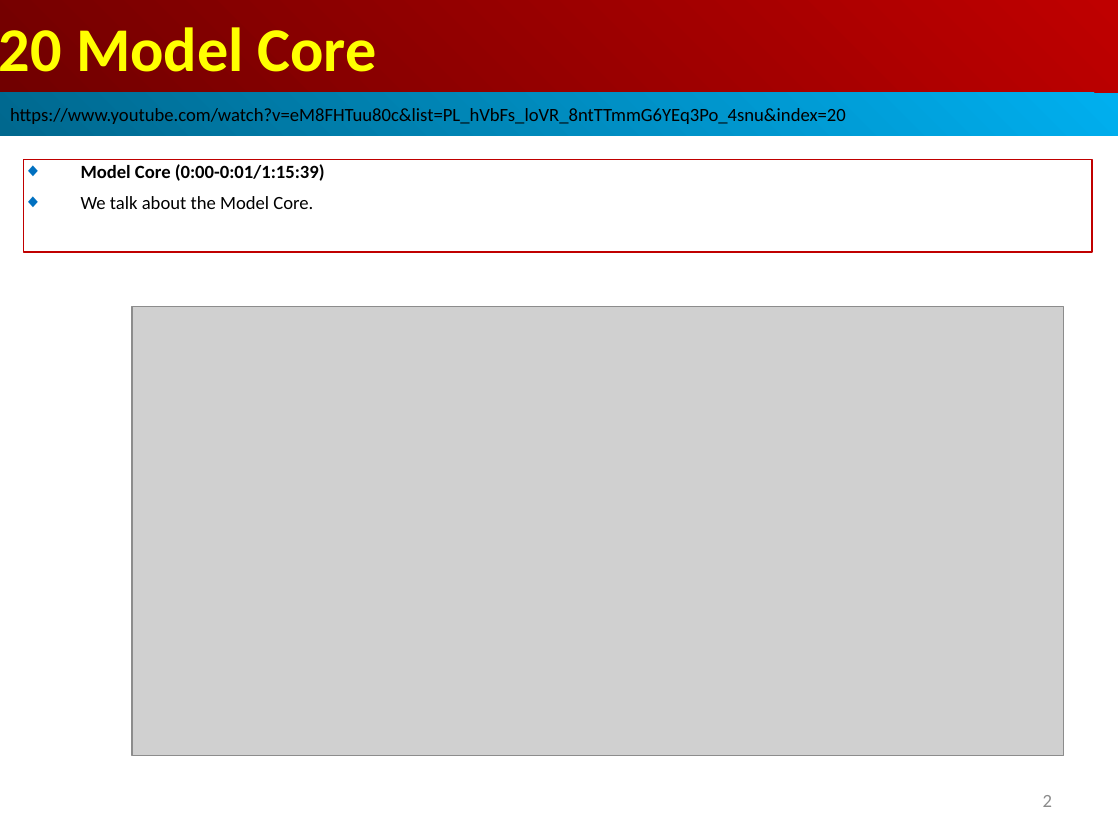
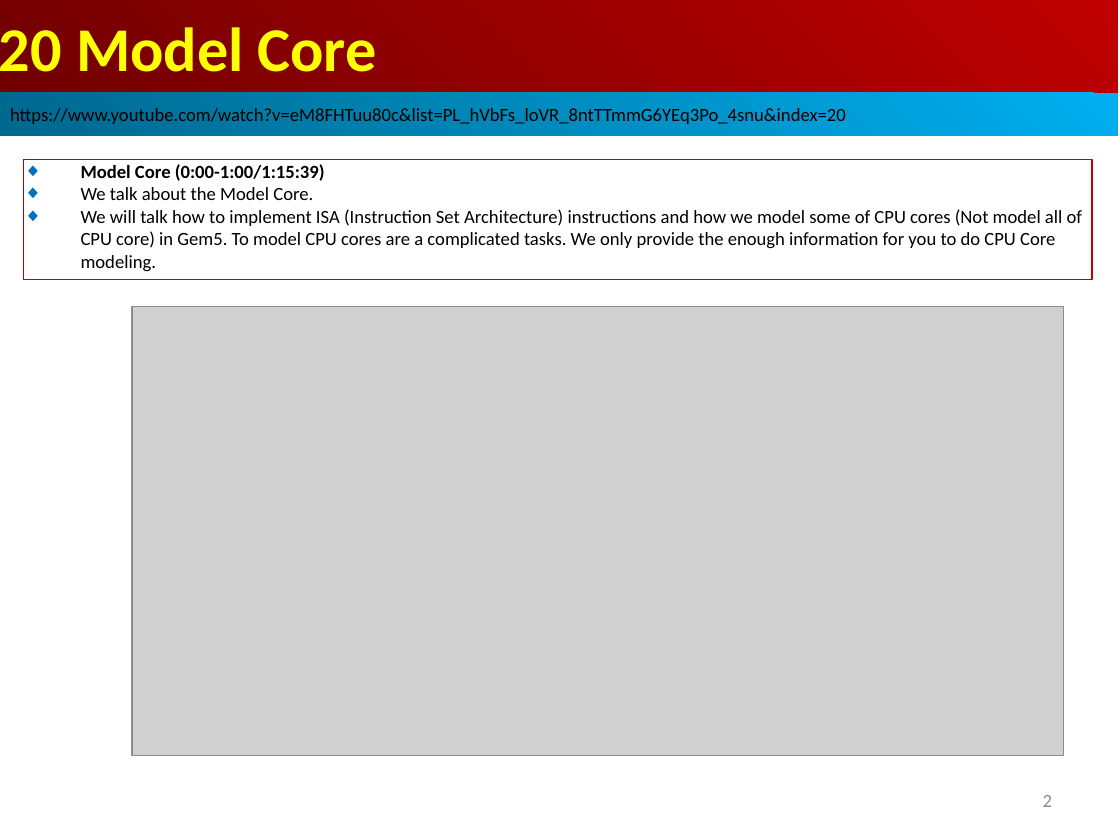
Before and after one commit to peterhchen/AIU_CS850_Gem5_McPAT, a slide deck: slide 2 of 050_Gem5/020.ModelCore/000_Video/020.ModelCore.ppt. Drawn at 1120x840 pixels with LibreOffice and Linux fonts; fonts in the diff are those of the drawing; grey boxes stand for pictures. Boxes give left, top, right and bottom in pixels: in the first picture for what was removed or moved away, otherwise in the second. Text is boxed around its words. In the diff, an @@ line names an element or a change of style, - is before the commit and + after.

```diff
--- a/050_Gem5/020.ModelCore/000_Video/020.ModelCore.ppt
+++ b/050_Gem5/020.ModelCore/000_Video/020.ModelCore.ppt
@@ rectangle "Model Core (0:00-1:00/1:15:39)": place and size @@
-rectangle "Model Core (0:00-1:00/1:15:39)" at [24,159,1092,252]
+rectangle "Model Core (0:00-1:00/1:15:39)" at [24,159,1092,280]
@@ text in rectangle at [81,164,325,181]: text changed @@
-◆ Model Core (0:00-0:01/1:15:39)
+◆ Model Core (0:00-1:00/1:15:39)
@@ text in rectangle at [81,209,1083,272]: paragraph added @@
+◆ We will talk how to implement ISA (Instruction Set Architecture) instructions and how we model some of CPU cores (Not model all of CPU core) in Gem5. To model CPU cores are a complicated tasks. We only provide the enough information for you to do CPU Core modeling.
@@ text in rectangle at [81,187,313,200]: less space between paragraphs @@
```
Also in this commit, not shown: 2 other slides changed.
